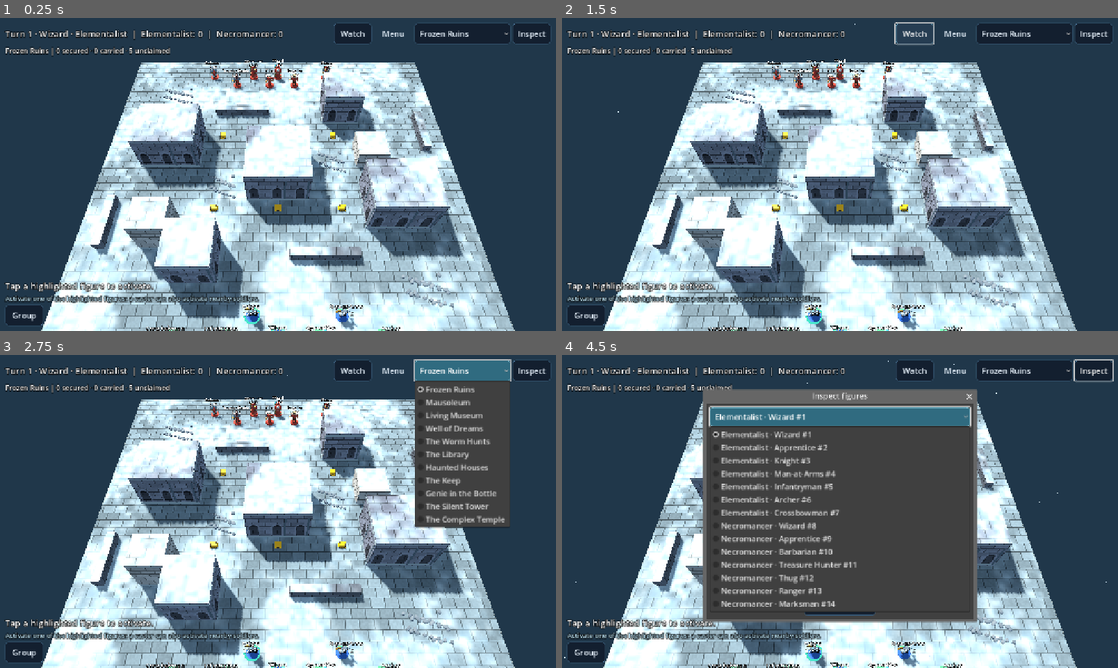
Above: before the commit, frames 1-4 (two rows, left to right).
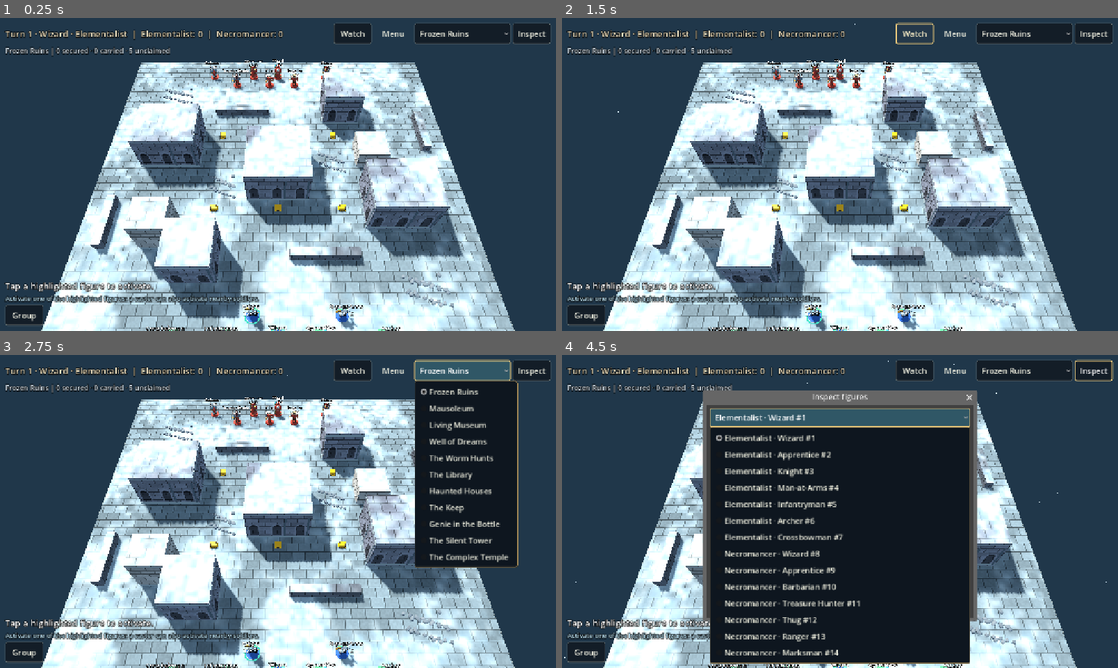
Above: after the commit, the same moments.

Repository: drag0nblad3/Frostgame
Game: Godot game, scene res://scenes/main.tscn
Two runs of this game, one before a commit and one after it. Both use one fixed random seed, a clock stepped at 60 frames per second and the inputs below.
Inputs:
- Up to frame 1 (0.25 s): no input
- Up to frame 2 (1.5 s): click "Watch" at 0.5 s; click "Watch" at 1.25 s
- Up to frame 3 (2.75 s): click "Frozen Ruins" at 2 s
- Up to frame 4 (4.5 s): click "Inspect" at 2.75 s; click "Group" at 3.5 s; click "Elementalist · Wizard #1" at 4.25 s

The runs differ from the first frame. In frame 1, 0.4% of the frame differs, in the area x 1-99%, y 1-99%; in frame 2, 0.6%; in frame 3, 12%; in frame 4, 38%, in the area x 1-100%, y 1-99%.

Commit message:
Refine frost-and-brass interface, tactical target rings and camera presets

Diff:
--- a/src/view/battle/battle_markers.gd
+++ b/src/view/battle/battle_markers.gd
@@ -19,20 +19,37 @@
 	if points.is_empty():
 		return
 	var marker := MultiMeshInstance3D.new()
-	var disk := CylinderMesh.new()
-	disk.top_radius = radius
-	disk.bottom_radius = radius
-	disk.height = 0.025
+	var shape: PrimitiveMesh
+	if radius >= 0.4:
+		# Open target rings keep the actual miniature or treasure unobscured.
+		var ring := TorusMesh.new()
+		ring.inner_radius = radius * 0.84
+		ring.outer_radius = radius
+		ring.rings = 20
+		ring.ring_segments = 6
+		shape = ring
+	else:
+		# Small flat diamonds differentiate legal destinations from targets.
+		var diamond := CylinderMesh.new()
+		diamond.top_radius = radius * 0.81
+		diamond.bottom_radius = radius * 0.81
+		diamond.height = 0.018
+		diamond.radial_segments = 4
+		shape = diamond
 	var mat := StandardMaterial3D.new()
 	mat.shading_mode = BaseMaterial3D.SHADING_MODE_UNSHADED
 	mat.albedo_color = color
-	disk.material = mat
+	mat.emission_enabled = true
+	mat.emission = color * 0.25
+	shape.material = mat
 	var mm := MultiMesh.new()
 	mm.transform_format = MultiMesh.TRANSFORM_3D
-	mm.mesh = disk
+	mm.mesh = shape
 	mm.instance_count = points.size()
 	for i in points.size():
-		mm.set_instance_transform(i, Transform3D(Basis.IDENTITY, TableSpace.to_world(points[i], 0.035 + (board.height_at(points[i]) if board != null else 0.0))))
+		var basis := Basis.IDENTITY.scaled(Vector3(1, 0.18, 1)) if radius >= 0.4 else Basis(Vector3.UP, PI * 0.25)
+		mm.set_instance_transform(i, Transform3D(basis, TableSpace.to_world(points[i], 0.065 + (board.height_at(points[i]) if board != null else 0.0))))
 	marker.multimesh = mm
+	marker.cast_shadow = GeometryInstance3D.SHADOW_CASTING_SETTING_OFF
 	add_child(marker)
 	_layers.append(marker)
--- a/src/view/battle/battle_scene.gd
+++ b/src/view/battle/battle_scene.gd
@@ -68,6 +68,7 @@
 	hud.atmosphere_toggled.connect(func() -> void:
 		_atmosphere.set_effects(not _atmosphere.enabled)
 		hud.notify("Snow effects %s." % ("on" if _atmosphere.enabled else "off")))
+	hud.camera_requested.connect(_camera_preset)
 	hud.training_requested.connect(_confirm_training)
 	hud.training_next.connect(_next_training)
 	hud.training_retry.connect(func() -> void:
@@ -131,6 +132,18 @@
 	_scenario_id = SCENARIO
 	hud.select_scenario(SCENARIO)
 	new_game(0)
+
+
+func _camera_preset(mode: int) -> void:
+	if controller == null:
+		return
+	var s := controller.state
+	if mode == 2:
+		var f := s.active()
+		if f != null:
+			_rig.focus_figure(TableSpace.to_world(f.pos, f.elevation + 0.7))
+			return
+	_rig.frame_board(s.board.size, mode == 1)
 
 
 func _open_inspector() -> void:
--- a/src/view/camera_rig.gd
+++ b/src/view/camera_rig.gd
@@ -34,6 +34,29 @@
 func look_at_table(center: Vector3) -> void:
 	position = center
 	_apply()
+
+
+## Fit the whole board, with enough margin for the command strips.
+func frame_board(size: Vector2, overhead: bool = false) -> void:
+	yaw = PI
+	pitch = deg_to_rad(87.0 if overhead else 55.0)
+	var viewport := get_viewport().get_visible_rect().size
+	var aspect := maxf(0.5, viewport.x / maxf(1.0, viewport.y))
+	var vertical := deg_to_rad(camera.fov * 0.5)
+	var horizontal := atan(tan(vertical) * aspect)
+	var along := size.y * sin(pitch) * 0.5
+	var depth := size.y * cos(pitch) * 0.5
+	var fit_x := size.x * 0.54 / tan(horizontal)
+	var fit_y := along * 1.24 / tan(vertical)
+	distance = maxf(fit_x, fit_y) + depth + 1.5
+	max_distance = maxf(80.0, distance)
+	look_at_table(TableSpace.to_world(size * 0.5))
+
+
+func focus_figure(at: Vector3) -> void:
+	distance = 13.0
+	pitch = deg_to_rad(44.0)
+	look_at_table(at)
 
 
 func _apply() -> void:
--- a/src/view/hud/battle_hud.gd
+++ b/src/view/hud/battle_hud.gd
@@ -15,6 +15,7 @@
 signal inspect_pressed
 signal guide_pressed
 signal atmosphere_toggled
+signal camera_requested(mode: int)
 signal training_requested
 signal training_next
 signal training_retry
@@ -65,6 +66,7 @@
 	top.mouse_filter = Control.MOUSE_FILTER_IGNORE
 	col.add_child(top)
 	_status = _label(20)
+	_status.modulate = Color(1.0, 0.94, 0.80)
 	_status.size_flags_horizontal = Control.SIZE_EXPAND_FILL
 	_status.autowrap_mode = TextServer.AUTOWRAP_WORD_SMART
 	top.add_child(_status)
@@ -80,7 +82,7 @@
 	_menu.text = "Menu"
 	_menu.custom_minimum_size = Vector2(90, 48)
 	var popup := _menu.get_popup()
-	for label_text: String in ["Campaign", "Warband", "New skirmish", "Save battle", "Resume battle", "Scenario briefing", "Combat log", "How to play", "Toggle extra tips", "Training battle", "Toggle snowfall"]:
+	for label_text: String in ["Campaign", "Warband", "New skirmish", "Save battle", "Resume battle", "Scenario briefing", "Combat log", "How to play", "Toggle extra tips", "Training battle", "Toggle snowfall", "Frame battlefield", "Overhead view", "Focus active figure"]:
 		popup.add_item(label_text)
 	popup.id_pressed.connect(_menu_action)
 	top.add_child(_menu)
@@ -102,6 +104,7 @@
 	top.add_child(inspect)
 	_blocks.append(top)
 	_objective = _label(16)
+	_objective.modulate = Color(0.85, 0.90, 0.94)
 	_objective.autowrap_mode = TextServer.AUTOWRAP_WORD_SMART
 	col.add_child(_objective)
 	_toast = _label(17)
@@ -289,6 +292,9 @@
 			notify("Extra rules tips %s." % ("on" if _tips_enabled else "off"))
 		9: training_requested.emit()
 		10: atmosphere_toggled.emit()
+		11: camera_requested.emit(0)
+		12: camera_requested.emit(1)
+		13: camera_requested.emit(2)
 
 
 func select_scenario(id: String) -> void:
--- a/src/view/hud/battle_theme.gd
+++ b/src/view/hud/battle_theme.gd
@@ -1,33 +1,47 @@
 class_name BattleTheme
 extends RefCounted
-## Compact frosted-slate controls and high-contrast labels.
+## Frosted slate, antique brass and parchment accents for fantasy tabletop UI.
 
 
-static func panel(color: Color, edge: Color, radius: int = 7) -> StyleBoxFlat:
+static func panel(color: Color, edge: Color, radius: int = 4) -> StyleBoxFlat:
 	var style := StyleBoxFlat.new()
 	style.bg_color = color
 	style.border_color = edge
 	style.set_border_width_all(1)
+	style.border_width_bottom = 2
 	style.set_corner_radius_all(radius)
 	style.content_margin_left = 12
 	style.content_margin_right = 12
-	style.content_margin_top = 8
-	style.content_margin_bottom = 8
+	style.content_margin_top = 6
+	style.content_margin_bottom = 6
 	return style
 
 
 static func create() -> Theme:
 	var theme := Theme.new()
 	theme.default_font_size = 18
-	var normal := panel(Color(0.075, 0.12, 0.18, 0.96), Color(0.27, 0.43, 0.56))
-	var hover := panel(Color(0.15, 0.24, 0.32), Color(0.46, 0.70, 0.81))
-	var selected := panel(Color(0.19, 0.42, 0.50), Color(0.62, 0.89, 0.96))
+	var normal := panel(Color(0.075, 0.11, 0.15, 0.97), Color(0.39, 0.43, 0.43))
+	var hover := panel(Color(0.14, 0.22, 0.29), Color(0.72, 0.62, 0.39))
+	var selected := panel(Color(0.19, 0.34, 0.40), Color(0.95, 0.78, 0.44))
 	var disabled := panel(Color(0.07, 0.10, 0.13, 0.8), Color(0.18, 0.23, 0.28))
+	var focus := panel(Color(0, 0, 0, 0), Color(0.96, 0.82, 0.50))
+	focus.set_border_width_all(2)
+	focus.draw_center = false
 	for kind: String in ["Button", "OptionButton", "MenuButton"]:
 		theme.set_stylebox("normal", kind, normal)
 		theme.set_stylebox("hover", kind, hover)
 		theme.set_stylebox("pressed", kind, selected)
 		theme.set_stylebox("disabled", kind, disabled)
-		theme.set_color("font_color", kind, Color(0.92, 0.96, 1.0))
-	theme.set_stylebox("panel", "PanelContainer", panel(Color(0.045, 0.075, 0.11, 0.88), Color(0.23, 0.37, 0.48)))
+		theme.set_stylebox("focus", kind, focus)
+		theme.set_color("font_color", kind, Color(0.94, 0.94, 0.88))
+		theme.set_color("font_pressed_color", kind, Color(1.0, 0.91, 0.65))
+		theme.set_color("font_hover_color", kind, Color(1.0, 0.95, 0.79))
+	theme.set_stylebox("panel", "PanelContainer", panel(Color(0.045, 0.075, 0.11, 0.94), Color(0.53, 0.47, 0.33)))
+	theme.set_stylebox("panel", "PopupMenu", panel(Color(0.055, 0.085, 0.12), Color(0.65, 0.54, 0.34)))
+	theme.set_stylebox("hover", "PopupMenu", hover)
+	theme.set_color("font_color", "PopupMenu", Color(0.94, 0.94, 0.88))
+	theme.set_color("font_hover_color", "PopupMenu", Color(1.0, 0.90, 0.65))
+	theme.set_constant("v_separation", "PopupMenu", 12)
+	theme.set_constant("h_separation", "HBoxContainer", 6)
+	theme.set_constant("v_separation", "VBoxContainer", 4)
 	return theme
--- a/tests/scenario_ui_smoke.gd
+++ b/tests/scenario_ui_smoke.gd
@@ -43,6 +43,14 @@
 		_fail("Field guide unavailable")
 		return
 	scene._guide.hide()
+	scene._camera_preset(1)
+	if scene._rig.pitch < deg_to_rad(80.0):
+		_fail("Overhead preset did not change camera")
+		return
+	scene._camera_preset(0)
+	if scene._rig.pitch > deg_to_rad(60.0):
+		_fail("Tabletop preset did not restore camera")
+		return
 	scene.player_input.available.assign(["items"])
 	scene.player_input.item_options.assign(["weapon_staff"])
 	scene.player_input.action("items")
